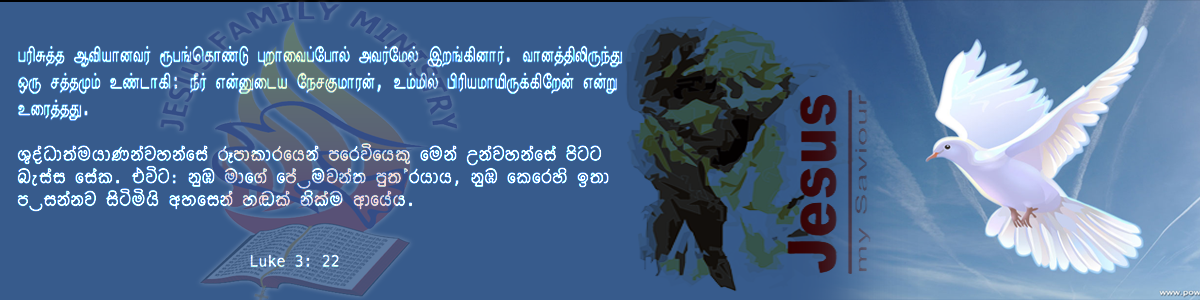
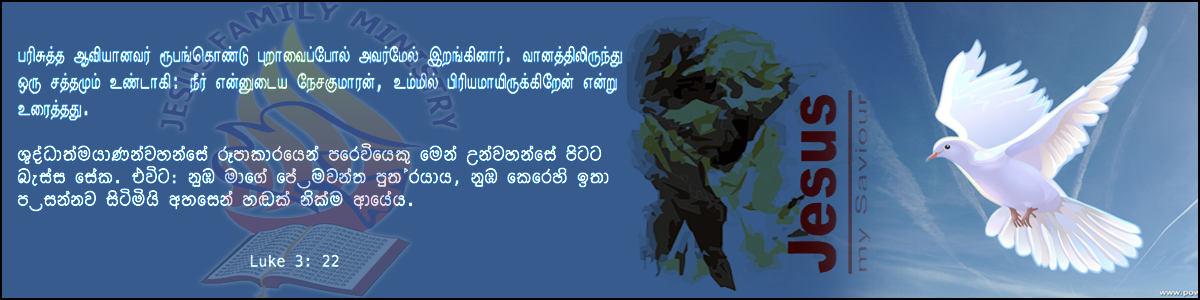
Revision of a layered 1200px x 300px image; what changed, layer by layer:
added layer "Layer 11" above "Layer 7" over [0, 0, 1200, 300]
